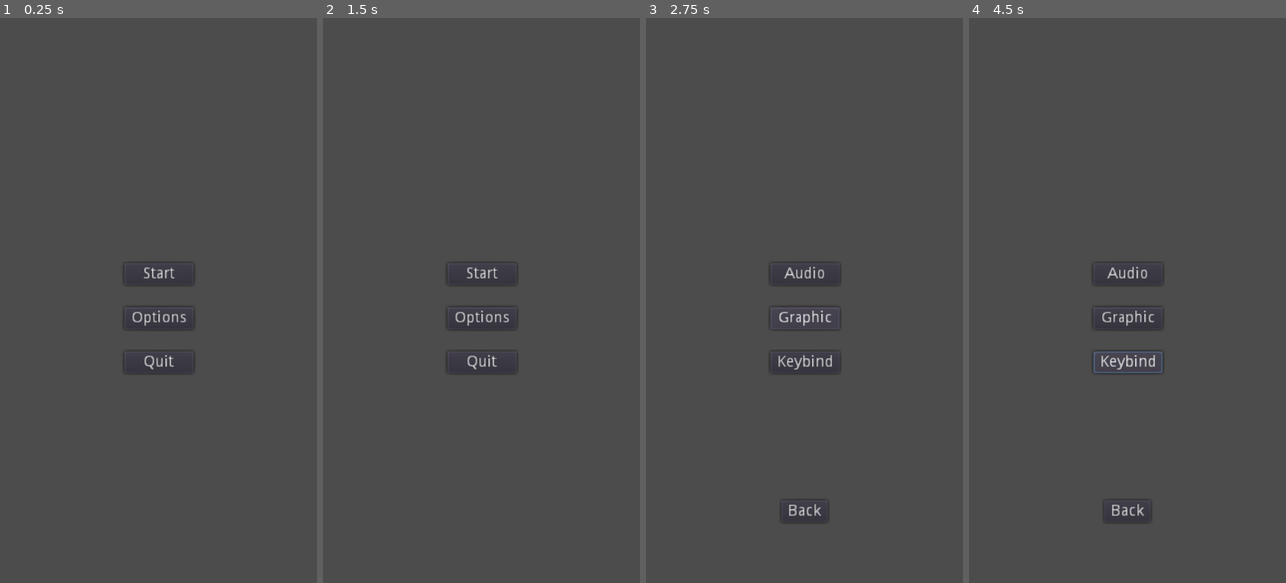
Above: before the commit, frames 1-4 (left to right).
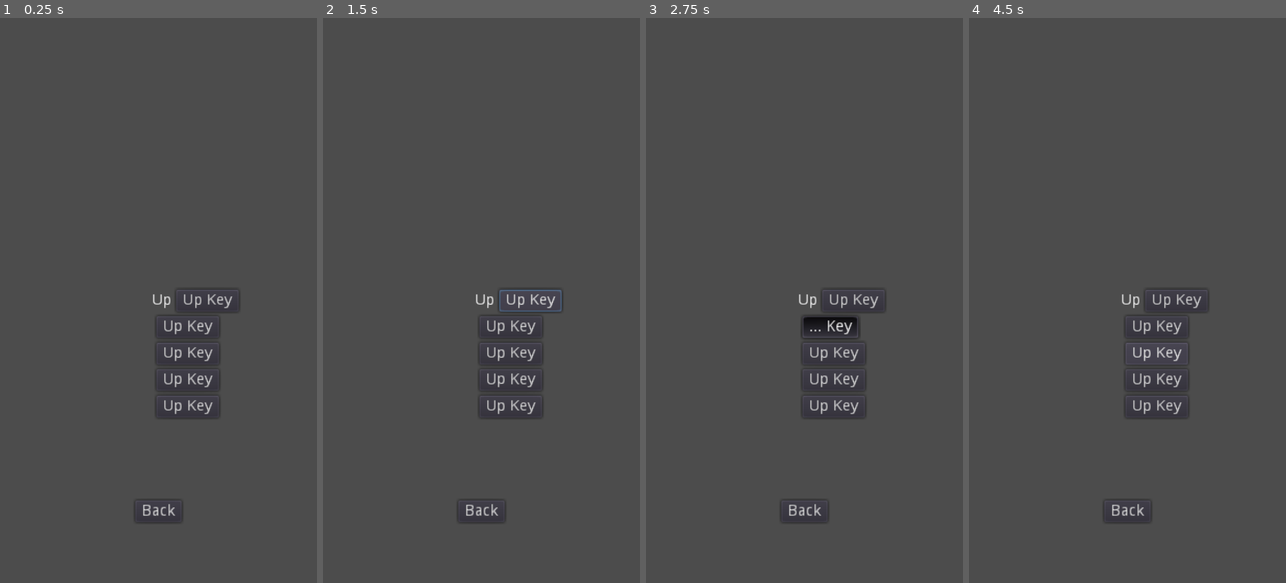
Above: after the commit, the same moments.

Repository: BitoGx/Independent-Project
Game: Godot game, scene res://src/ui/StartMenu.tscn
Same seed, same stepped clock (60 frames per second), same inputs: the game is played once before the commit and once after it. Sound files missing from this copy of the repository are replaced by a short silence.
Inputs (mouse positions are in pixels of both pictures, inside the frame that each line leads up to):
- Up to frame 1 (0.25 s): no input
- Up to frame 2 (1.5 s): click (529, 300) at 0.5 s, where only the run after the commit has a clickable "Up Key"; click (525, 300) at 1.25 s, where only the run after the commit has a clickable "... Key"
- Up to frame 3 (2.75 s): click (833, 328) at 2 s, where only the run after the commit has a clickable "Up Key"
- Up to frame 4 (4.5 s): click (1152, 328) at 2.75 s, where only the run after the commit has a clickable "... Key"; click "Back" at 3.5 s; click "Keybind" at 4.25 s

The runs differ from the first frame. In frame 1, 1.5% of the frame differs, in the area x 39-76%, y 43-90%; in frame 2, 1.6%; in frame 3, 1.8%, in the area x 39-76%, y 43-71%; in frame 4, 1.6%.

Commit message:
Fixing Action Remapping
Still fixing action remapping

Diff:
--- a/project.godot
+++ b/project.godot
@@ -51,6 +51,7 @@
 [autoload]
 
 GameData="*res://src/autoloads/GameData.gd"
+KeyPersistence="*res://src/autoloads/KeyPersistence.gd"
 
 [display]
 
@@ -69,27 +70,27 @@
 
 [input]
 
-up={
+move_up={
 "deadzone": 0.5,
 "events": [ Object(InputEventKey,"resource_local_to_scene":false,"resource_name":"","device":0,"alt":false,"shift":false,"control":false,"meta":false,"command":false,"pressed":false,"scancode":16777232,"physical_scancode":0,"unicode":0,"echo":false,"script":null)
  ]
 }
-down={
+move_down={
 "deadzone": 0.5,
 "events": [ Object(InputEventKey,"resource_local_to_scene":false,"resource_name":"","device":0,"alt":false,"shift":false,"control":false,"meta":false,"command":false,"pressed":false,"scancode":16777234,"physical_scancode":0,"unicode":0,"echo":false,"script":null)
  ]
 }
-right={
+move_right={
 "deadzone": 0.5,
 "events": [ Object(InputEventKey,"resource_local_to_scene":false,"resource_name":"","device":0,"alt":false,"shift":false,"control":false,"meta":false,"command":false,"pressed":false,"scancode":16777233,"physical_scancode":0,"unicode":0,"echo":false,"script":null)
  ]
 }
-left={
+move_left={
 "deadzone": 0.5,
 "events": [ Object(InputEventKey,"resource_local_to_scene":false,"resource_name":"","device":0,"alt":false,"shift":false,"control":false,"meta":false,"command":false,"pressed":false,"scancode":16777231,"physical_scancode":0,"unicode":0,"echo":false,"script":null)
  ]
 }
-shoot={
+action_shoot={
 "deadzone": 0.5,
 "events": [ Object(InputEventKey,"resource_local_to_scene":false,"resource_name":"","device":0,"alt":false,"shift":false,"control":false,"meta":false,"command":false,"pressed":false,"scancode":32,"physical_scancode":0,"unicode":0,"echo":false,"script":null)
  ]
--- a/src/aircraft/Aircraft.gd
+++ b/src/aircraft/Aircraft.gd
@@ -22,37 +22,37 @@
 var can_shoot := true
 
 func _physics_process(delta: float) -> void:
-	if not is_alive:
-		return
-	control(delta)
+  if not is_alive:
+    return
+  control(delta)
 
 func control(delta: float) -> void:
-	pass
+  pass
 
 func shoot() -> void:
-	pass
+  pass
 
 func hit(damage: float) -> void:
-	health -= damage
-	if health <= 0:
-		die()
-	else:
-		animation_player.play("damaged")
+  health -= damage
+  if health <= 0:
+    die()
+  else:
+    animation_player.play("damaged")
 
 func die() -> void:
-	is_alive = false
-	sprite.hide()
-	collider.set_deferred("disabled", true)
-	hit_collider.set_deferred("disabled", true)
+  is_alive = false
+  sprite.hide()
+  collider.set_deferred("disabled", true)
+  hit_collider.set_deferred("disabled", true)
 
-	animation_player.play("explosion")
-	yield(animation_player,"animation_finished")
+  animation_player.play("explosion")
+  yield(animation_player,"animation_finished")
 
-	queue_free()
+  queue_free()
 
 func _on_HitArea_body_entered(body):
-	if body.has_method("hit"):
-		body.hit(hit_damage)
+  if body.has_method("hit"):
+    body.hit(hit_damage)
 
 func _on_GunTimer_timeout():
-	can_shoot = true
+  can_shoot = true
--- a/src/aircraft/players/Player.gd
+++ b/src/aircraft/players/Player.gd
@@ -8,60 +8,60 @@
 onready var shooting_sfx := $ShootingSFX
 
 func control(delta: float) -> void:
-	direction.x = Input.get_action_strength("right") - Input.get_action_strength("left")
-	direction.y = Input.get_action_strength("down") - Input.get_action_strength("up")
-	velocity = direction.normalized() * speed
+  direction.x = Input.get_action_strength("move_right") - Input.get_action_strength("move_left")
+  direction.y = Input.get_action_strength("move_down") - Input.get_action_strength("move_up")
+  velocity = direction.normalized() * speed
 
-	velocity = move_and_slide(velocity)
+  velocity = move_and_slide(velocity)
 
-	position.x = clamp(position.x, MINIMUM_SCREEN_LIMIT.x,MAXIMUM_SCREEN_LIMIT.x)
-	position.y = clamp(position.y, MINIMUM_SCREEN_LIMIT.y,MAXIMUM_SCREEN_LIMIT.y)
+  position.x = clamp(position.x, MINIMUM_SCREEN_LIMIT.x,MAXIMUM_SCREEN_LIMIT.x)
+  position.y = clamp(position.y, MINIMUM_SCREEN_LIMIT.y,MAXIMUM_SCREEN_LIMIT.y)
 
-	if Input.is_action_pressed("shoot") and can_shoot:
-		shoot()
+  if Input.is_action_pressed("action_shoot") and can_shoot:
+    shoot()
 
 func shoot() -> void:
-	shooting_sfx.play()
-	can_shoot = false
-	gun_timer.start()
-	var dir := Vector2.UP
-	emit_signal("shot", bullet_scene, muzzle, dir)
+  shooting_sfx.play()
+  can_shoot = false
+  gun_timer.start()
+  var dir := Vector2.UP
+  emit_signal("shot", bullet_scene, muzzle, dir)
 
 func hit(damage: float) -> void:
-	if invinvibility_timer.is_stopped():
-		health -= damage
-		if health <= 0:
-			die()
-		else:
-			animation_player.play("damaged")
+  if invinvibility_timer.is_stopped():
+    health -= damage
+    if health <= 0:
+      die()
+    else:
+      animation_player.play("damaged")
 
 func die() -> void:
-	is_alive = false
-	sprite.hide()
-	collider.set_deferred("disabled", true)
-	hit_collider.set_deferred("disabled", true)
+  is_alive = false
+  sprite.hide()
+  collider.set_deferred("disabled", true)
+  hit_collider.set_deferred("disabled", true)
 
-	explosion_sfx.play()
+  explosion_sfx.play()
 
-	animation_player.play("explosion")
-	yield(animation_player,"animation_finished")
+  animation_player.play("explosion")
+  yield(animation_player,"animation_finished")
 
-	GameData.player_lives -= 1
+  GameData.player_lives -= 1
 
-	if(GameData.player_lives > 0):
-		is_alive = true
-		bullet_scene = preload("res://src/projectiles/PlayerBulletA.tscn")
-		invinvibility_timer.start()
-		animation_player.play("respawn")
-	else:
-		GameData.emit_signal("game_over")
+  if(GameData.player_lives > 0):
+    is_alive = true
+    bullet_scene = preload("res://src/projectiles/PlayerBulletA.tscn")
+    invinvibility_timer.start()
+    animation_player.play("respawn")
+  else:
+    GameData.emit_signal("game_over")
 
 func power_up():
-	bullet_scene = preload("res://src/projectiles/PlayerBulletB.tscn")
+  bullet_scene = preload("res://src/projectiles/PlayerBulletB.tscn")
 
 
 func _on_InvincibilityTimer_timeout():
-	animation_player.stop()
-	sprite.show()
-	collider.set_deferred("disabled", false)
-	hit_collider.set_deferred("disabled", false)
+  animation_player.stop()
+  sprite.show()
+  collider.set_deferred("disabled", false)
+  hit_collider.set_deferred("disabled", false)
--- /dev/null
+++ b/src/autoloads/KeyPersistence.gd
@@ -0,0 +1,46 @@
+# This is an autoload (singleton) which will save
+# the key maps in a simple way through a dictionary.
+extends Node
+
+
+const keymaps_path = "user://keymaps.dat"
+var keymaps: Dictionary
+
+
+func _ready() -> void:
+	# First we create the keymap dictionary on startup with all
+	# the keymap actions we have.
+	for action in InputMap.get_actions():
+		keymaps[action] = InputMap.get_action_list(action)[0]
+	load_keymap()
+
+
+func load_keymap() -> void:
+	var file := File.new()
+	if not file.file_exists(keymaps_path):
+		save_keymap() # There is no save file yet, so let's create one.
+		return
+	#warning-ignore:return_value_discarded
+	file.open(keymaps_path, File.READ)
+	var temp_keymap: Dictionary = file.get_var(true)
+	file.close()
+	# We don't just replace the keymaps dictionary, because if you
+	# updated your game and removed/added keymaps, the data of this
+	# save file may have invalid actions. So we check one by one to
+	# make sure that the keymap dictionary really has all current actions.
+	for action in keymaps.keys():
+		if temp_keymap.has(action):
+			keymaps[action] = temp_keymap[action]
+			# Whilst setting the keymap dictionary, we also set the
+			# correct InputMap event
+			InputMap.action_erase_events(action)
+			InputMap.action_add_event(action, keymaps[action])
+
+
+func save_keymap() -> void:
+	# For saving the keymap, we just save the entire dictionary as a var.
+	var file := File.new()
+	#warning-ignore:return_value_discarded
+	file.open(keymaps_path, File.WRITE)
+	file.store_var(keymaps, true)
+	file.close()
--- a/src/levels/Level1.gd
+++ b/src/levels/Level1.gd
@@ -7,28 +7,28 @@
 var enemies_scene := preload("res://src/aircraft/enemies/Enemy.tscn")
 
 func _ready() -> void:
-	randomize()
-	GameData.score = 0
-	GameData.player_lives = 3
+  randomize()
+  GameData.score = 0
+  GameData.player_lives = 3
 
 func _on_Aircraft_shot(projectile_scene: PackedScene, pos: Node2D, dir: Vector2) -> void:
-	var projectile: Area2D = projectile_scene.instance()
-	projectiles.add_child(projectile)
-	projectile.transform = pos.global_transform
-	projectile.direction = dir
-	projectile.rotation = dir.angle()
+  var projectile: Area2D = projectile_scene.instance()
+  projectiles.add_child(projectile)
+  projectile.transform = pos.global_transform
+  projectile.direction = dir
+  projectile.rotation = dir.angle()
 
 func _on_Enemy_item_spawned(item_scene: PackedScene, pos: Vector2):
-	var item: Area2D = item_scene.instance()
-	items.call_deferred("add_child", item)
-	item.position = pos
+  var item: Area2D = item_scene.instance()
+  items.call_deferred("add_child", item)
+  item.position = pos
 
 func _on_SpawnTimer_timeout():
-	var enemy: Enemy = enemies_scene.instance()
-	enemies.add_child(enemy)
+  var enemy: Enemy = enemies_scene.instance()
+  enemies.add_child(enemy)
 
-	enemy.global_position.y = -32
-	enemy.global_position.x = randi() % 257 + 16
+  enemy.global_position.y = -32
+  enemy.global_position.x = randi() % 257 + 16
 
-	enemy.connect("shot", self, "_on_Aircraft_shot")
-	enemy.connect("item_spawned", self,"_on_Enemy_item_spawned")
+  enemy.connect("shot", self, "_on_Aircraft_shot")
+  enemy.connect("item_spawned", self,"_on_Enemy_item_spawned")
--- a/src/ui/HUD.gd
+++ b/src/ui/HUD.gd
@@ -9,31 +9,31 @@
 var life_scene := preload("res://src/ui/Life.tscn")
 
 func _ready() -> void:
-	GameData.connect("score_updated", self, "set_score_value")
-	GameData.connect("player_life_updated", self, "set_lives")
-	GameData.connect("game_over", self, "show_game_over_screen")
+  GameData.connect("score_updated", self, "set_score_value")
+  GameData.connect("player_life_updated", self, "set_lives")
+  GameData.connect("game_over", self, "show_game_over_screen")
 
-	set_lives(GameData.player_lives)
+  set_lives(GameData.player_lives)
 func set_score_value(value: int) -> void:
-	score_value.text = "%06d" % value
-	score_value.show()
+  score_value.text = "%06d" % value
+  score_value.show()
 
 func set_lives(value: int) -> void:
-	for child in life_container.get_children():
-		child.queue_free()
+  for child in life_container.get_children():
+    child.queue_free()
 
-	for i in value:
-		var life := life_scene.instance()
-		life_container.add_child(life)
+  for i in value:
+    var life := life_scene.instance()
+    life_container.add_child(life)
 
 func show_game_over_screen() -> void:
-	game_over_container.show()
+  game_over_container.show()
 
 
 func _on_RetryButton_pressed() -> void:
-	get_tree().reload_current_scene()
+  get_tree().reload_current_scene()
 
 func _unhandled_input(event: InputEvent) -> void:
-	if event.is_action_pressed("pause"):
-		get_tree().paused = !get_tree().paused
-		pause_container.visible = !pause_container.visible
+  if event.is_action_pressed("pause"):
+    get_tree().paused = !get_tree().paused
+    pause_container.visible = !pause_container.visible
--- a/src/ui/StartMenu.gd
+++ b/src/ui/StartMenu.gd
@@ -4,6 +4,8 @@
 onready var option = $Option
 onready var video = $Video
 onready var audio = $Audio
+onready var keybind = $Keybind
+
 
 
 func toggle_escape():
@@ -17,11 +19,13 @@
 func _process(_delta):
   if Input.is_action_just_pressed("ui_cancel"):
     toggle_escape()
+  pass
 
 func _on_StartButton_pressed():
   toggle_escape()
   if get_tree().change_scene("res://src/levels/Level1.tscn") != OK:
     print ("An unexpected error occured when trying to switch to the Readme scene")
+  pass
 
 func _on_OptionButton_pressed():
   show_and_hide(option, start_menu_container)
@@ -34,6 +38,10 @@
 
 func _on_VideoButton_pressed():
   show_and_hide(video, option)
+
+func _on_KeybindButton_pressed():
+
+  show_and_hide(keybind, option)
 
 func _on_BackFromOptionButton_pressed():
   show_and_hide(start_menu_container, option)
@@ -49,3 +57,12 @@
 
 func _on_BackFromAudioButton_pressed():
   show_and_hide(option, audio)
+
+func _on_BackFromKeybindButton_pressed():
+  show_and_hide(option, keybind)
+
+func _on_UpBindButton_pressed():
+  var new_input = InputEventKey.new()
+  new_input.set_scancode(KEY_W)
+  InputMap.add_action("move_up")
+  InputMap.action_add_event("move_up",new_input)
--- a/src/ui/StartMenu.tscn
+++ b/src/ui/StartMenu.tscn
@@ -1,6 +1,9 @@
-[gd_scene load_steps=2 format=2]
+[gd_scene load_steps=4 format=2]
 
 [ext_resource path="res://src/ui/StartMenu.gd" type="Script" id=1]
+[ext_resource path="res://src/ui/button/ActionRemapButton.tscn" type="PackedScene" id=2]
+
+[sub_resource type="ButtonGroup" id=1]
 
 [node name="StartMenu" type="Control"]
 pause_mode = 2
@@ -9,6 +12,7 @@
 script = ExtResource( 1 )
 
 [node name="StartMenuContainer" type="VBoxContainer" parent="."]
+visible = false
 anchor_left = 0.5
 anchor_top = 0.5
 anchor_right = 0.5
@@ -208,13 +212,117 @@
 margin_right = 21.0
 text = "Back"
 
+[node name="Keybind" type="Control" parent="."]
+anchor_right = 1.0
+anchor_bottom = 1.0
+
+[node name="RemapButtonGroup" type="Button" parent="Keybind"]
+anchor_left = 0.5
+anchor_top = 0.5
+anchor_right = 0.5
+anchor_bottom = 0.5
+margin_left = -6.0
+margin_top = -10.0
+margin_right = 6.0
+margin_bottom = 10.0
+disabled = true
+group = SubResource( 1 )
+flat = true
+
+[node name="RemapMenuContainer" type="VBoxContainer" parent="Keybind/RemapButtonGroup"]
+margin_right = 40.0
+margin_bottom = 40.0
+
+[node name="UpMenuContainer" type="HBoxContainer" parent="Keybind/RemapButtonGroup/RemapMenuContainer"]
+margin_right = 40.0
+margin_bottom = 20.0
+
+[node name="RemapUpLabel" type="Label" parent="Keybind/RemapButtonGroup/RemapMenuContainer/UpMenuContainer"]
+margin_top = 3.0
+margin_right = 18.0
+margin_bottom = 17.0
+text = "Up"
+
+[node name="RemapUpButton" parent="Keybind/RemapButtonGroup/RemapMenuContainer/UpMenuContainer" instance=ExtResource( 2 )]
+margin_left = 22.0
+margin_right = 34.0
+margin_bottom = 20.0
+
+[node name="DownMenuContainer" type="HBoxContainer" parent="Keybind/RemapButtonGroup/RemapMenuContainer"]
+margin_top = 24.0
+margin_right = 40.0
+margin_bottom = 44.0
+
+[node name="Label" type="Label" parent="Keybind/RemapButtonGroup/RemapMenuContainer/DownMenuContainer"]
+margin_top = 3.0
+margin_bottom = 17.0
+
+[node name="ActionRemapButton" parent="Keybind/RemapButtonGroup/RemapMenuContainer/DownMenuContainer" instance=ExtResource( 2 )]
+margin_left = 4.0
+margin_right = 16.0
+margin_bottom = 20.0
+
+[node name="LeftMenuContainer" type="HBoxContainer" parent="Keybind/RemapButtonGroup/RemapMenuContainer"]
+margin_top = 48.0
+margin_right = 40.0
+margin_bottom = 68.0
+
+[node name="Label" type="Label" parent="Keybind/RemapButtonGroup/RemapMenuContainer/LeftMenuContainer"]
+margin_top = 3.0
+margin_bottom = 17.0
+
+[node name="ActionRemapButton" parent="Keybind/RemapButtonGroup/RemapMenuContainer/LeftMenuContainer" instance=ExtResource( 2 )]
+margin_left = 4.0
+margin_right = 16.0
+margin_bottom = 20.0
+
+[node name="RightMenuContainer" type="HBoxContainer" parent="Keybind/RemapButtonGroup/RemapMenuContainer"]
+margin_top = 72.0
+margin_right = 40.0
+margin_bottom = 92.0
+
+[node name="Label" type="Label" parent="Keybind/RemapButtonGroup/RemapMenuContainer/RightMenuContainer"]
+margin_top = 3.0
+margin_bottom = 17.0
+
+[node name="ActionRemapButton" parent="Keybind/RemapButtonGroup/RemapMenuContainer/RightMenuContainer" instance=ExtResource( 2 )]
+margin_left = 4.0
+margin_right = 16.0
+margin_bottom = 20.0
+
+[node name="SchootMenuContainer" type="HBoxContainer" parent="Keybind/RemapButtonGroup/RemapMenuContainer"]
+margin_top = 96.0
+margin_right = 40.0
+margin_bottom = 116.0
+
+[node name="Label" type="Label" parent="Keybind/RemapButtonGroup/RemapMenuContainer/SchootMenuContainer"]
+margin_top = 3.0
+margin_bottom = 17.0
+
+[node name="ActionRemapButton" parent="Keybind/RemapButtonGroup/RemapMenuContainer/SchootMenuContainer" instance=ExtResource( 2 )]
+margin_left = 4.0
+margin_right = 16.0
+margin_bottom = 20.0
+
+[node name="BackFromKeybindButton" type="Button" parent="Keybind"]
+anchor_left = 0.5
+anchor_top = 0.892
+anchor_right = 0.5
+anchor_bottom = 0.892
+margin_left = -21.0
+margin_top = -20.0
+margin_right = 21.0
+text = "Back"
+
 [connection signal="pressed" from="StartMenuContainer/StartButton" to="." method="_on_StartButton_pressed"]
 [connection signal="pressed" from="StartMenuContainer/OptionButton" to="." method="_on_OptionButton_pressed"]
 [connection signal="pressed" from="StartMenuContainer/QuitButton" to="." method="_on_QuitButton_pressed"]
 [connection signal="pressed" from="Option/OptionMenuContainer/AudioButton" to="." method="_on_AudioButton_pressed"]
 [connection signal="pressed" from="Option/OptionMenuContainer/VideoButton" to="." method="_on_VideoButton_pressed"]
+[connection signal="pressed" from="Option/OptionMenuContainer/KeybindButton" to="." method="_on_KeybindButton_pressed"]
 [connection signal="pressed" from="Option/BackFromOptionButton" to="." method="_on_BackFromOptionButton_pressed"]
 [connection signal="toggled" from="Video/VideoMenuContainer/VideoMenuCheckBox/FullscreenCheckBox" to="." method="_on_FullscreenCheckBox_toggled"]
 [connection signal="toggled" from="Video/VideoMenuContainer/VideoMenuCheckBox/BorderlessCheckBox" to="." method="_on_BorderlessCheckBox_toggled"]
 [connection signal="pressed" from="Video/BackFromVideoButton" to="." method="_on_BackFromVideoButton_pressed"]
 [connection signal="pressed" from="Audio/BackFromAudioButton" to="." method="_on_BackFromAudioButton_pressed"]
+[connection signal="pressed" from="Keybind/BackFromKeybindButton" to="." method="_on_BackFromKeybindButton_pressed"]
--- /dev/null
+++ b/src/ui/button/ActionRemapButton.gd
@@ -0,0 +1,41 @@
+extends Button
+
+
+export(String) var action = "ui_up"
+
+
+func _ready():
+  assert(InputMap.has_action(action))
+  set_process_unhandled_key_input(false)
+  display_current_key()
+
+
+func _toggled(button_pressed):
+  set_process_unhandled_key_input(button_pressed)
+  if button_pressed:
+    text = "... Key"
+    release_focus()
+  else:
+    display_current_key()
+
+
+func _unhandled_key_input(event):
+  # Note that you can use the _input callback instead, especially if
+  # you want to work with gamepads.
+  remap_action_to(event)
+  pressed = false
+
+
+func remap_action_to(event):
+  # We first change the event in this game instance.
+  InputMap.action_erase_events(action)
+  InputMap.action_add_event(action, event)
+  # And then save it to the keymaps file
+  KeyPersistence.keymaps[action] = event
+  KeyPersistence.save_keymap()
+  text = "%s Key" % event.as_text()
+
+
+func display_current_key():
+  var current_key = InputMap.get_action_list(action)[0].as_text()
+  text = "%s Key" % current_key
--- /dev/null
+++ b/src/ui/button/ActionRemapButton.tscn
@@ -0,0 +1,12 @@
+[gd_scene load_steps=2 format=2]
+
+[ext_resource path="res://src/ui/button/ActionRemapButton.gd" type="Script" id=1]
+
+[node name="ActionRemapButton" type="Button"]
+margin_right = 90.0
+margin_bottom = 30.0
+toggle_mode = true
+script = ExtResource( 1 )
+__meta__ = {
+"_edit_use_anchors_": false
+}
